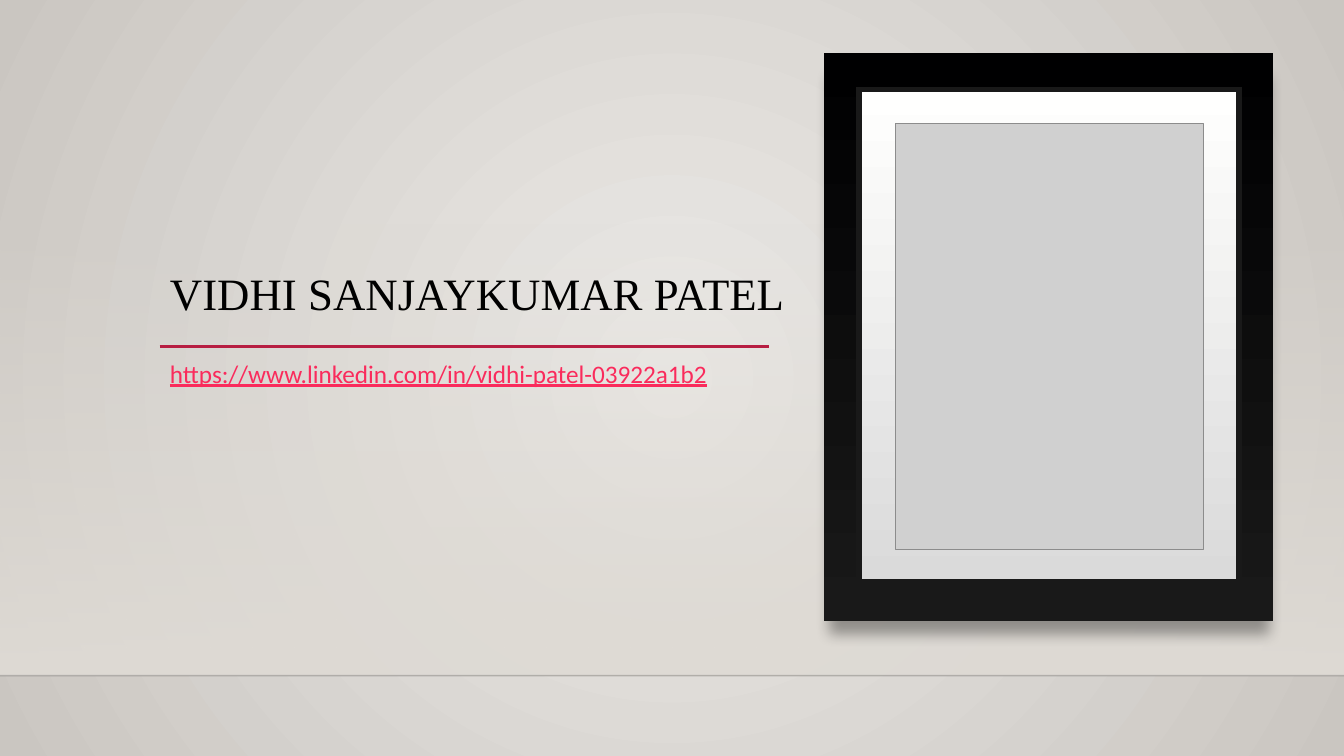
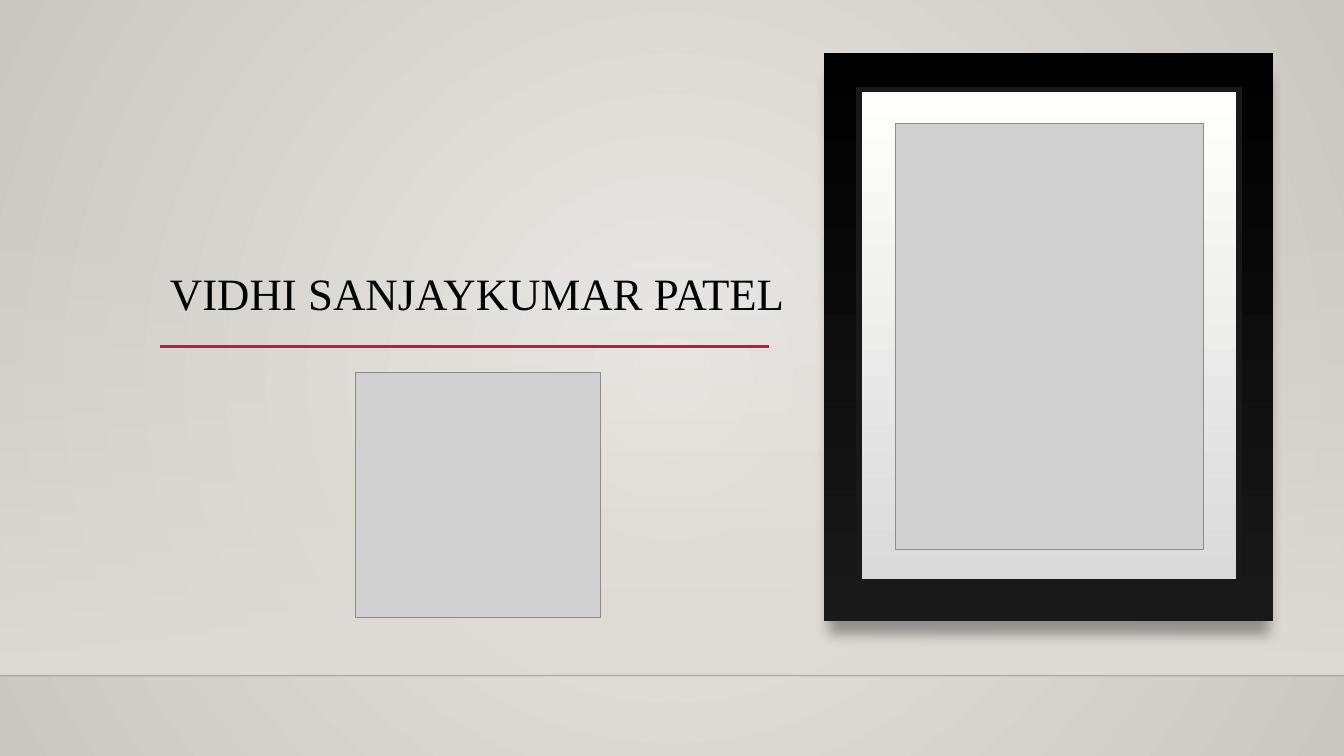
Before and after one commit to rajgabani/DAB-103-006-001, a slide deck: slide 2 of Project.pptx. Drawn at 1344x756 pixels with LibreOffice and Linux fonts; fonts in the diff are those of the drawing; grey boxes stand for pictures; background and template pictures are left out. Boxes give left, top, right and bottom in pixels: in the first picture for what was removed or moved away, otherwise in the second. Text is boxed around its words. In the diff, an @@ line names an element or a change of style, - is before the commit and + after.

```diff
--- a/Project.pptx
+++ b/Project.pptx
@@ text removed at box(170, 365, 707, 387) @@
-https://www.linkedin.com/in/vidhi-patel-03922a1b2
@@ picture added at box(356, 373, 601, 618) @@
```
Also in this commit, not shown: 18 other slides changed, 4 slides added, 38 slides removed, 2 other files.
